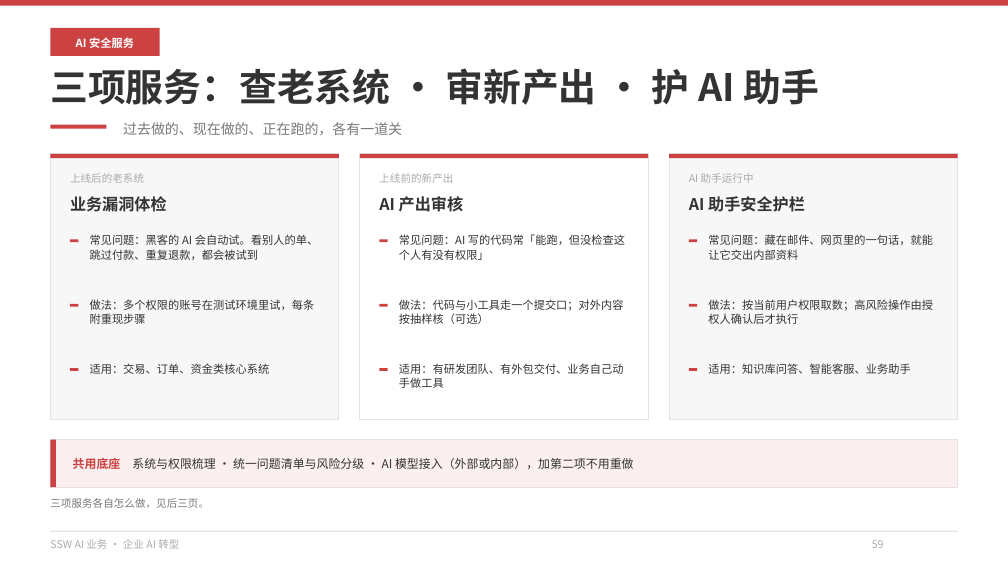
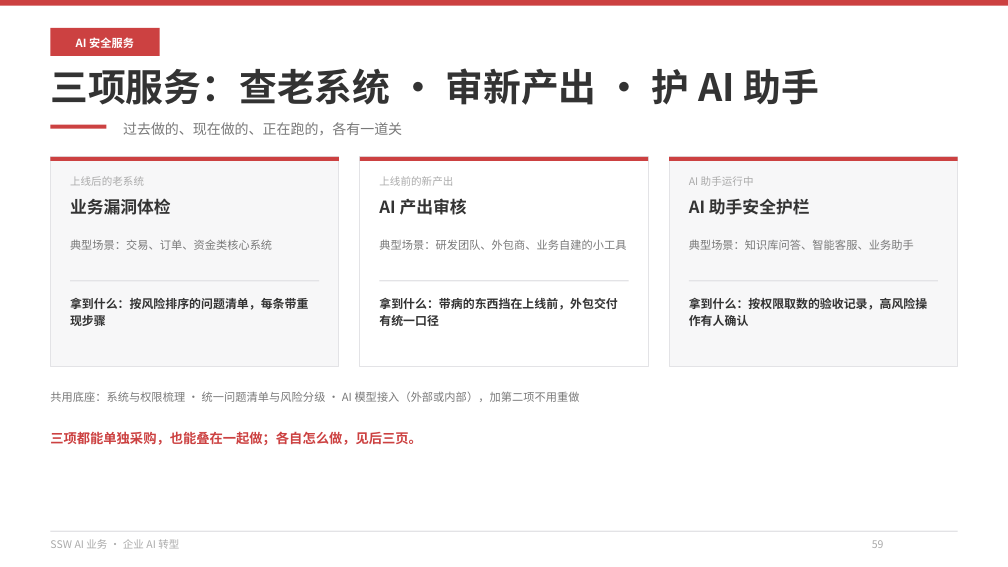
Before and after one commit to hveraus/ssw-business, a slide deck: slide 59 of SSW AI 业务_v2/SSW AI 业务_v3.pptx. Drawn at 1008x567 pixels with LibreOffice and Linux fonts; fonts in the diff are those of the drawing. Boxes give left, top, right and bottom in pixels: in the first picture for what was removed or moved away, otherwise in the second. Text is boxed around its words. In the diff, an @@ line names an element or a change of style, - is before the commit and + after.

Commit message:
第八部分版式按评审重做（9 页 + 备用页）
- P58 分隔页：去掉三条小字，改一行 20pt 章节导览「查系统 · 审产出 · 护助手」
- P59 三项服务：卡片压到 150 高，统一「服务名 / 典型场景 / 拿到什么（加粗）」，共用底座降为一行辅助
- P60 盲区表：中间三列压窄（74/80/80），宽度让给风险场景（244）与还要补什么（170）
- P61 服务一：四步压成横向流程条，「你会拿到什么」放大为主卡，周期/前提/边界并成一行
- P62 服务二：表格收为「审核对象 / 关键检查项」两列，上下横条压成单行
- P63 服务三：五张窄卡合并为「按权限取数 / 关键动作人工确认 / 操作留痕」三块，过滤与脱敏并入第一块，运行报告收成底部一行
- P64 架构：改为三条对齐的服务路径（入口›引擎›交付物），共用能力置底，客户环境用边界框圈出，外部模型画在框外并加「过闸」箭头
- P65 报告：示例报告放大为主画面（风险等级/业务影响/复测结果），右侧只留一项数据且字号降级
- P66 诊断：三天时间线保留，右侧合并为「你准备什么 / 我们交付什么」，底部只留「选一个模块，预约诊断」
- P34 数据安全：卡片降到 104 高、正文放大到 9.5，四条改用同一句式（放哪/谁能看/要不要打码/留不留痕）
- P70 备用页：四个数字改 2×2 矮卡，每卡「数字 + 一行口径 + 来源」
- P58/P59 旧版中的「四个数字挤横条」「三列风险口」两处已在上一轮结构性调整中解决

```diff
--- a/SSW AI 业务_v2/SSW AI 业务_v3.pptx
+++ b/SSW AI 业务_v2/SSW AI 业务_v3.pptx
@@ rectangle: place and size @@
-rectangle at bbox=[50, 154, 339, 420]
+rectangle at bbox=[50, 157, 339, 367]
@@ rectangle: place and size @@
-rectangle at bbox=[360, 154, 648, 420]
+rectangle at bbox=[360, 157, 648, 367]
@@ rectangle: place and size @@
-rectangle at bbox=[669, 154, 958, 420]
+rectangle at bbox=[669, 157, 958, 367]
@@ size 11.5 to 12 pt in 3 elements at bbox=[70, 199, 171, 215], bbox=[379, 198, 467, 215], bbox=[689, 198, 810, 215] @@
@@ text at bbox=[70, 239, 272, 250]: text changed; text colour #333333 to #797979 @@
-适用：交易、订单、资金类核心系统
+典型场景：交易、订单、资金类核心系统
@@ text removed at bbox=[90, 234, 319, 260] @@
-常见问题：黑客的 AI 会自动试。看别人的单、跳过付款、重复退款，都会被试到
@@ text at bbox=[379, 239, 626, 250]: text changed; text colour #333333 to #797979 @@
-适用：有研发团队、有外包交付、业务自己动手做工具
+典型场景：研发团队、外包商、业务自建的小工具
@@ text removed at bbox=[399, 234, 625, 260] @@
-常见问题：AI 写的代码常「能跑，但没检查这个人有没有权限」
@@ text at bbox=[689, 239, 914, 250]: text changed; text colour #333333 to #797979 @@
-适用：知识库问答、智能客服、业务助手
+典型场景：知识库问答、智能客服、业务助手
@@ text removed at bbox=[708, 234, 933, 260] @@
-常见问题：藏在邮件、网页里的一句话，就能让它交出内部资料
@@ rectangle removed at bbox=[70, 240, 78, 243] @@
@@ rectangle removed at bbox=[379, 240, 387, 243] @@
@@ rectangle removed at bbox=[688, 240, 697, 243] @@
@@ text at bbox=[70, 298, 308, 326]: text changed; size 8 to 8.5 pt; bold on @@
-做法：多个权限的账号在测试环境里试，每条附重现步骤
+拿到什么：按风险排序的问题清单，每条带重现步骤
@@ rectangle added at bbox=[70, 280, 319, 281], fill #E3E3E6 @@
@@ rectangle added at bbox=[379, 280, 628, 281], fill #E3E3E6 @@
@@ text added at bbox=[379, 298, 617, 326], 8.5 pt, text #333333, bold @@
+拿到什么：带病的东西挡在上线前，外包交付有统一口径
@@ text removed at bbox=[399, 299, 624, 324] @@
-做法：代码与小工具走一个提交口；对外内容按抽样核（可选）
@@ rectangle added at bbox=[688, 280, 937, 281], fill #E3E3E6 @@
@@ text at bbox=[689, 298, 927, 326]: text changed; size 8 to 8.5 pt; bold on @@
-做法：按当前用户权限取数；高风险操作由授权人确认后才执行
+拿到什么：按权限取数的验收记录，高风险操作有人确认
@@ rectangle removed at bbox=[70, 303, 78, 306] @@
@@ rectangle removed at bbox=[379, 303, 387, 306] @@
@@ rectangle removed at bbox=[688, 303, 697, 306] @@
@@ text "共用底座：系统与权限梳理 · 统一问题清单与风险分级 · AI ..." at bbox=[50, 391, 580, 402]: vertical alignment middle to top @@
@@ rectangle removed at bbox=[70, 368, 78, 371] @@
@@ rectangle removed at bbox=[379, 368, 387, 371] @@
@@ rectangle removed at bbox=[688, 368, 697, 371] @@
@@ text at bbox=[50, 391, 580, 402]: text changed; size 8.5 to 8 pt; text colour #333333 to #797979 @@
-共用底座 系统与权限梳理 · 统一问题清单与风险分级 · AI 模型接入（外部或内部），加第二项不用重做
+共用底座：系统与权限梳理 · 统一问题清单与风险分级 · AI 模型接入（外部或内部），加第二项不用重做
@@ text at bbox=[50, 431, 422, 445]: text changed; size 7.5 to 9.5 pt; text colour #797979 to #CC4141; bold on @@
-三项服务各自怎么做，见后三页。
+三项都能单独采购，也能叠在一起做；各自怎么做，见后三页。
@@ rectangle removed at bbox=[50, 439, 958, 487] @@
@@ rectangle removed at bbox=[50, 439, 56, 487] @@
```
Also in this commit, not shown: 10 other slides changed, 1 other file.
